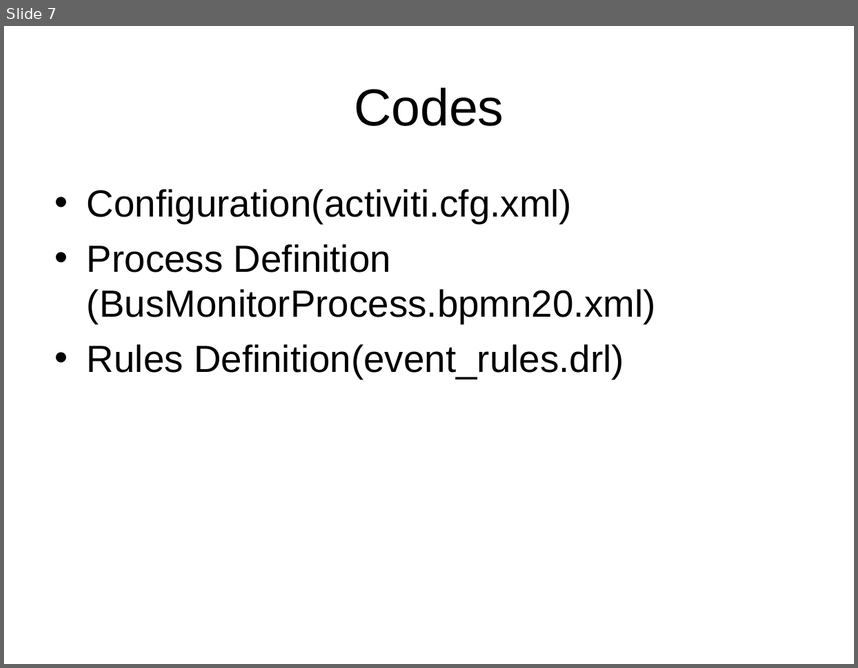
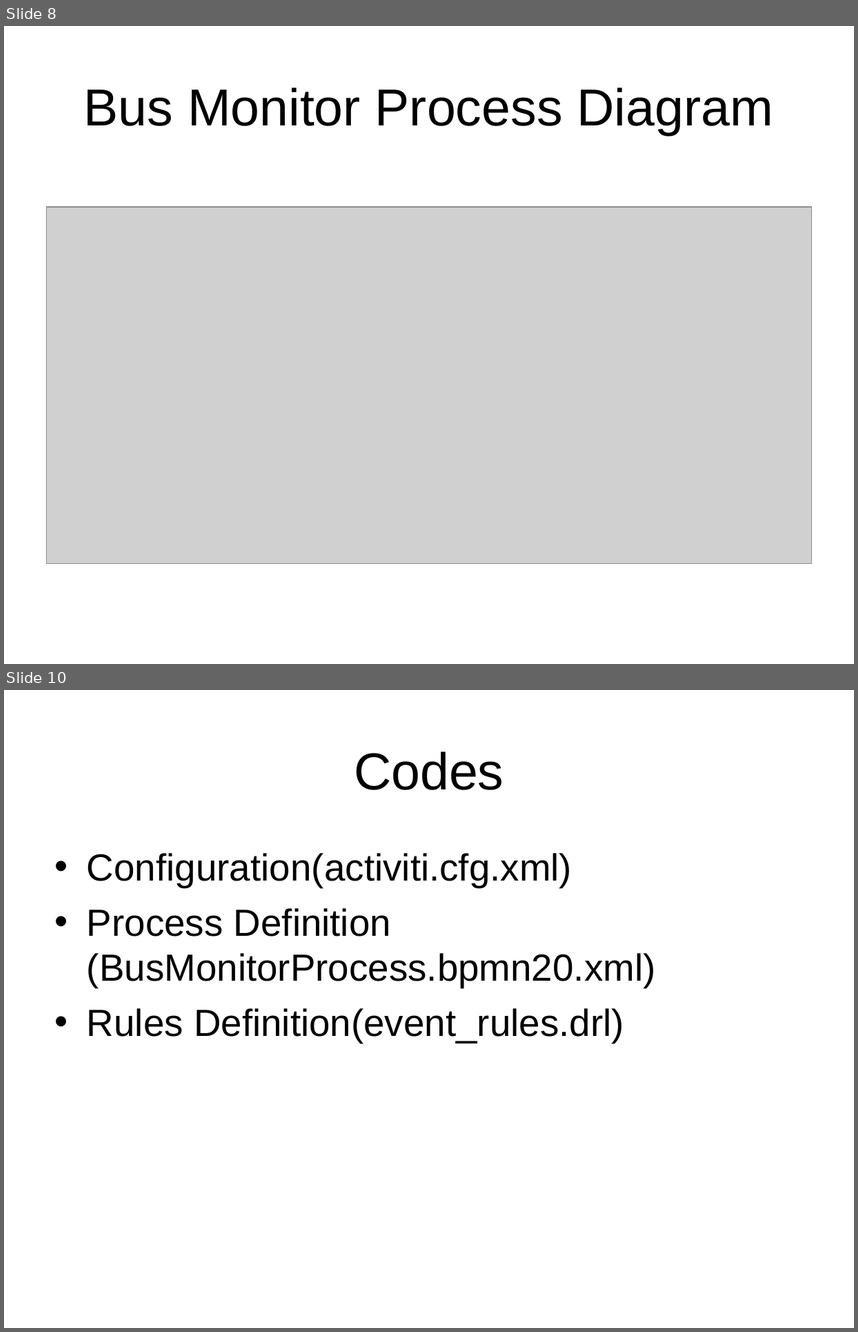
Before and after one commit to sunitawakchaure/activitidemo, a slide deck: BusMonitorActiviti/docs/BPM.ppt. Shown one above the other, each under a label of ours: slide 7 before the commit, slides 8 and 10 after it; the slides between them are not shown. The pictures are 858x668 and 858x1332 pixels, drawn with LibreOffice and Linux fonts; fonts in the diff are those of the drawing; grey boxes stand for pictures; background and template pictures are left out. Boxes give left, top, right and bottom in pixels: in the first picture for what was removed or moved away, otherwise in the second. Text is boxed around its words. In the diff, an @@ line names an element or a change of style, - is before the commit and + after.

```diff
--- a/BusMonitorActiviti/docs/BPM.ppt
+++ b/BusMonitorActiviti/docs/BPM.ppt
@@ slide 8 added at <box>4,26,854,664</box>, background picture (left out) @@
@@ title added at <box>84,87,773,135</box>, 44 pt, text #000000 @@
+Bus Monitor Process Diagram
@@ picture added at <box>47,207,811,564</box> @@
@@ what was slide 7 is now slide 10 @@
```
Also in this commit, not shown: 3 slides changed, 8 other slides added, 5 slides removed, 5 other files.
